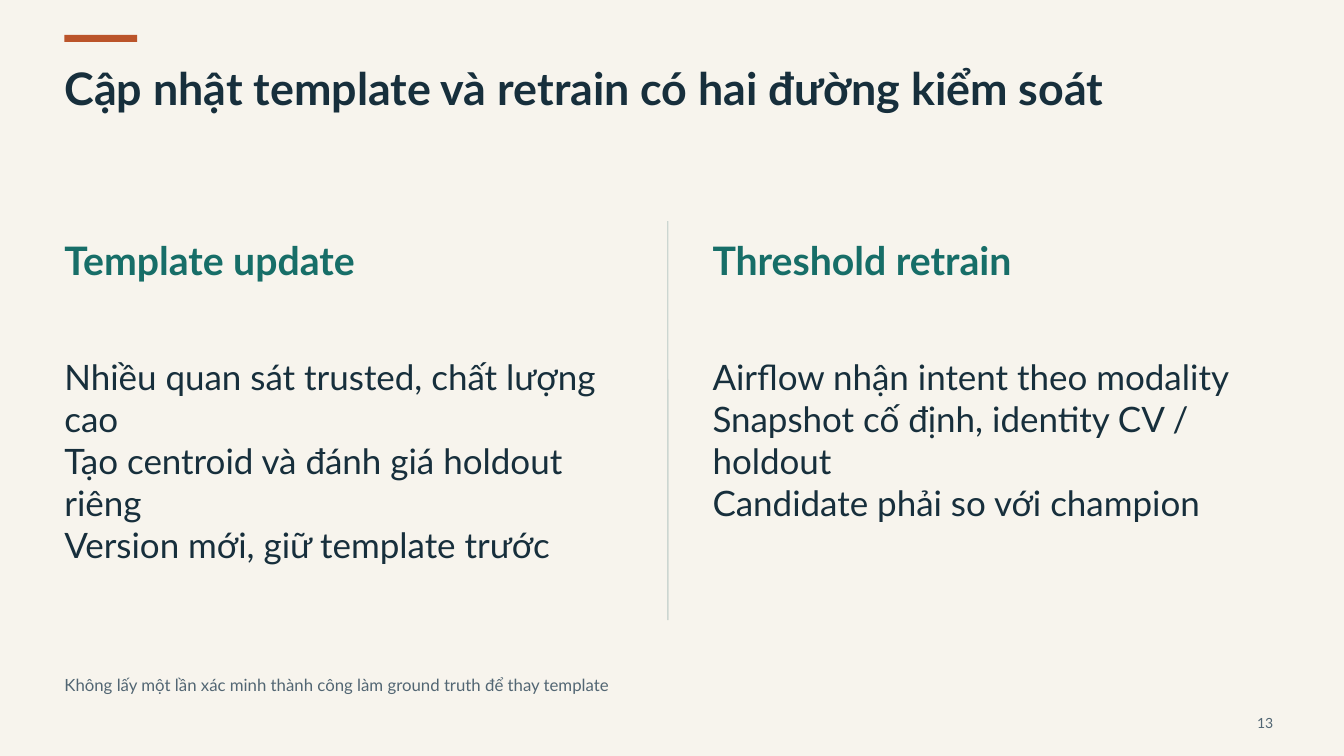
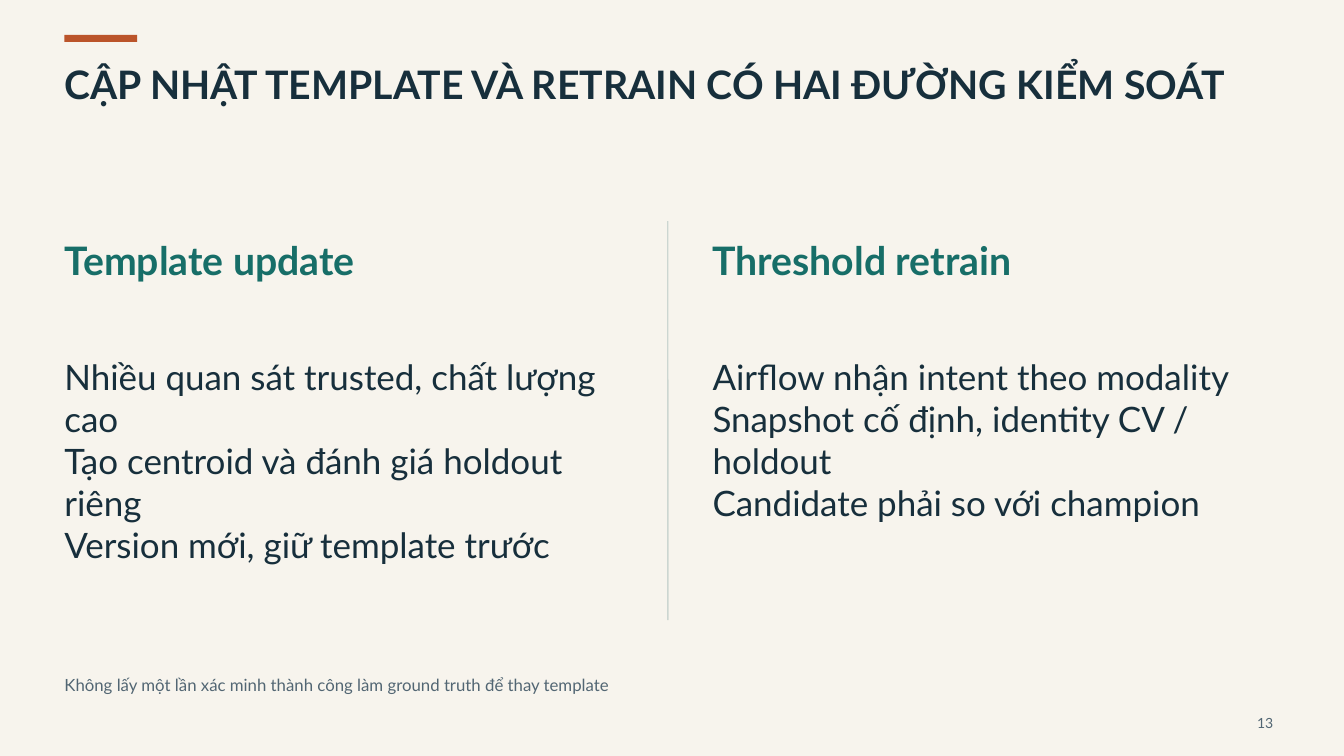
Before and after one commit to FSB-MSA36HN/DDM501-face-voice-proctoring, a slide deck: slide 13 of docs/presentation/DDM501_Defense_15p_Demo13p_QA10p.pptx. Drawn at 1344x756 pixels with LibreOffice and Linux fonts; fonts in the diff are those of the drawing. Boxes give left, top, right and bottom in pixels: in the first picture for what was removed or moved away, otherwise in the second. Text is boxed around its words. In the diff, an @@ line names an element or a change of style, - is before the commit and + after.

```diff
--- a/docs/presentation/DDM501_Defense_15p_Demo13p_QA10p.pptx
+++ b/docs/presentation/DDM501_Defense_15p_Demo13p_QA10p.pptx
@@ text at box(64, 65, 1224, 107): text changed; size 32 to 28 pt @@
-Cập nhật template và retrain có hai đường kiểm soát
+CẬP NHẬT TEMPLATE VÀ RETRAIN CÓ HAI ĐƯỜNG KIỂM SOÁT
```
Also in this commit, not shown: 31 other slides changed, 2 other files.
